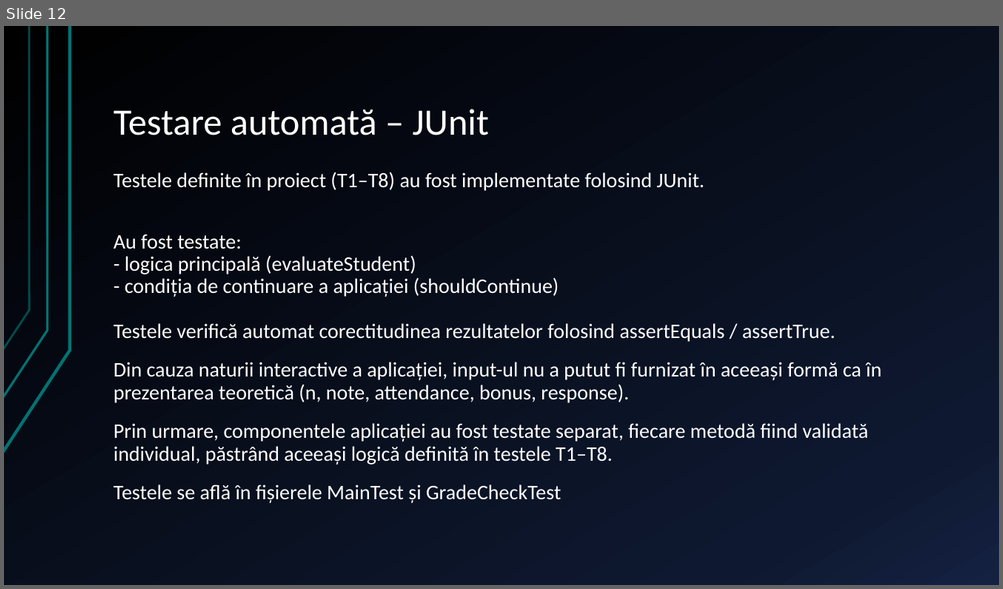
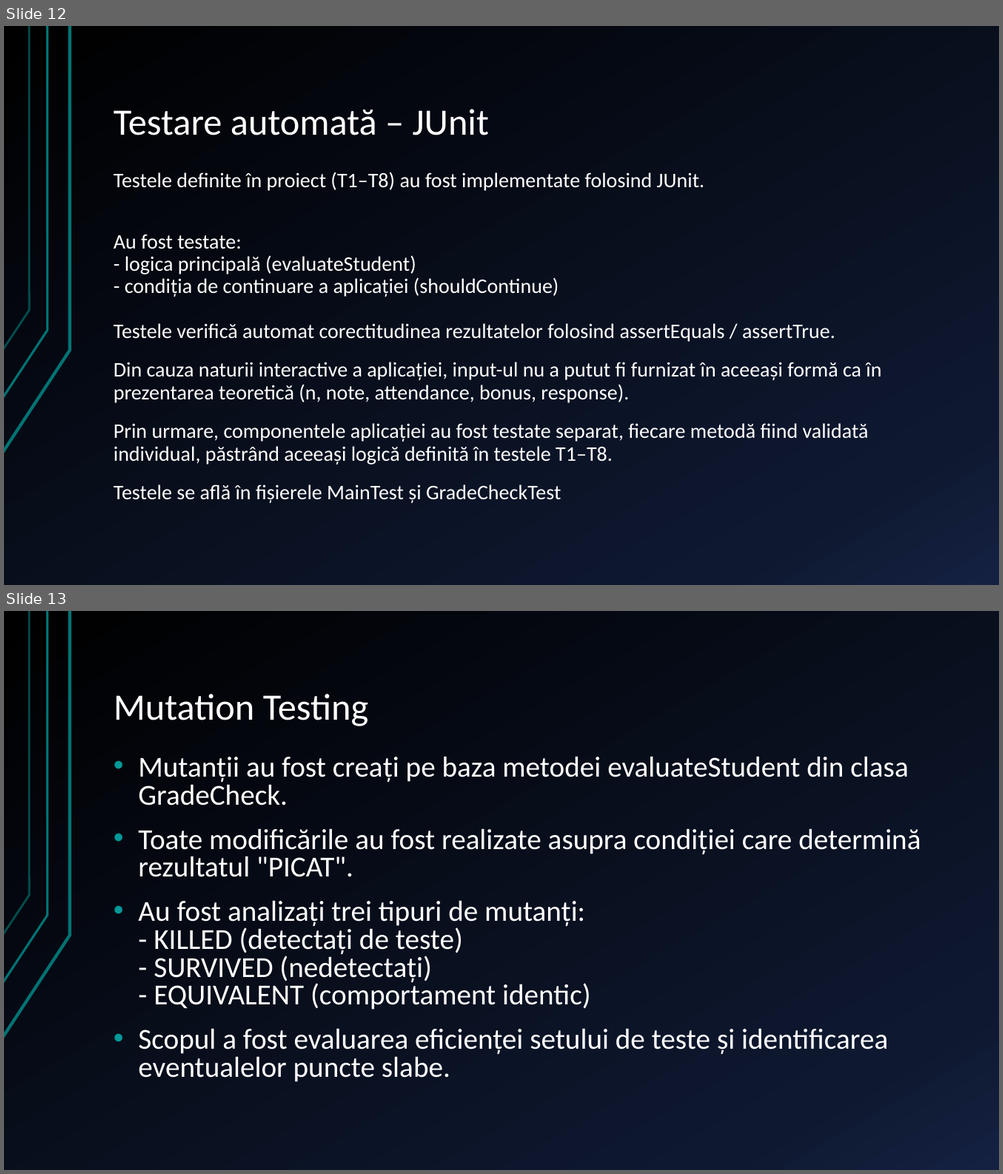
Before and after one commit to M4731/BDTS, a slide deck: Topici Speciale in BDTS/Topici Speciale în BDTS.pptx. Shown one above the other, each under a label of ours: slide 12 before the commit, slides 12 and 13 after it. The pictures are 1003x589 and 1003x1174 pixels, drawn with LibreOffice and Linux fonts; fonts in the diff are those of the drawing. Boxes give left, top, right and bottom in pixels: in the first picture for what was removed or moved away, otherwise in the second. Text is boxed around its words. In the diff, an @@ line names an element or a change of style, - is before the commit and + after.

```diff
--- a/Topici Speciale in BDTS/Topici Speciale în BDTS.pptx
+++ b/Topici Speciale in BDTS/Topici Speciale în BDTS.pptx
@@ slide 13 added at (4,611,999,1170), background gradient #000000 to #0F1931 to #142242; not listed: 3 template elements that a slide beside it also shows @@
@@ title added at (114,694,369,726), 36 pt, text #FFFFFF @@
+Mutation Testing
@@ text added at (138,756,920,1082), 28 pt, text #FFFFFF @@
+• Mutanții au fost creați pe baza metodei evaluateStudent din clasa GradeCheck.
+• Toate modificările au fost realizate asupra condiției care determină rezultatul "PICAT".
+• Au fost analizați trei tipuri de mutanți:
+  - KILLED (detectați de teste)
+  - SURVIVED (nedetectați)
+  - EQUIVALENT (comportament identic)
+• Scopul a fost evaluarea eficienței setului de teste și identificarea eventualelor puncte slabe.
```
Also in this commit, not shown: 2 slides changed, 4 other slides added, 5 other files.
